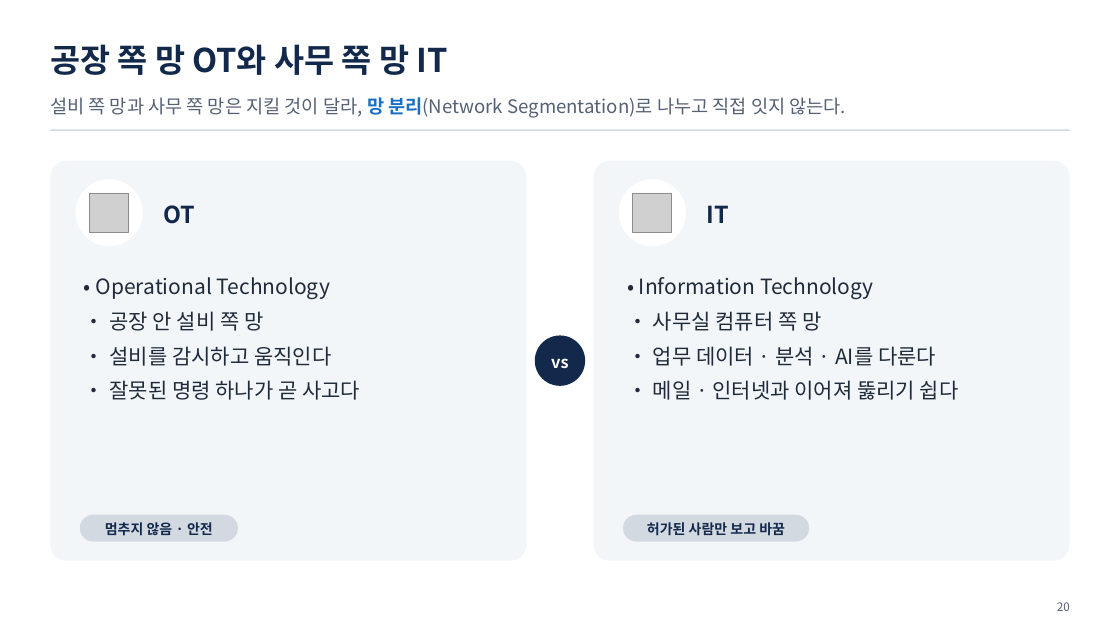
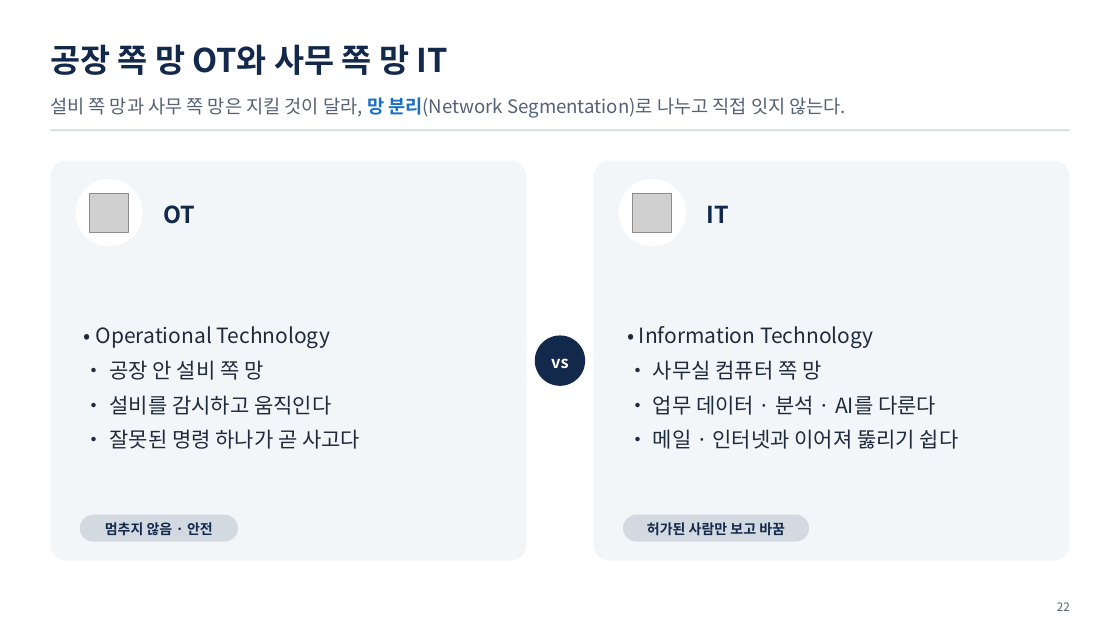
Before and after one commit to uengine-oss/hyd-iot-edu, a slide deck: slide 22 of workspace/강의제작/산출물/통합반/이론_오프라인/01회차/통합반_오프라인_01회차.pptx (slide 20 before the commit). Drawn at 1120x630 pixels with LibreOffice and Linux fonts; fonts in the diff are those of the drawing; grey boxes stand for pictures. Boxes give left, top, right and bottom in pixels: in the first picture for what was removed or moved away, otherwise in the second. Text is boxed around its words. In the diff, an @@ line names an element or a change of style, - is before the commit and + after.

```diff
--- a/workspace/강의제작/산출물/통합반/이론_오프라인/01회차/통합반_오프라인_01회차.pptx
+++ b/workspace/강의제작/산출물/통합반/이론_오프라인/01회차/통합반_오프라인_01회차.pptx
@@ text "• Operational Technology" at bbox=[96, 326, 360, 449]: vertical alignment top to middle @@
@@ text "• Information Technology" at bbox=[639, 326, 959, 449]: vertical alignment top to middle @@
@@ text at bbox=[1057, 602, 1070, 611]: text changed @@
-20
+22
```
Also in this commit, not shown: 58 other slides changed, 11 slides added, 1 slide removed, 2 other files.
